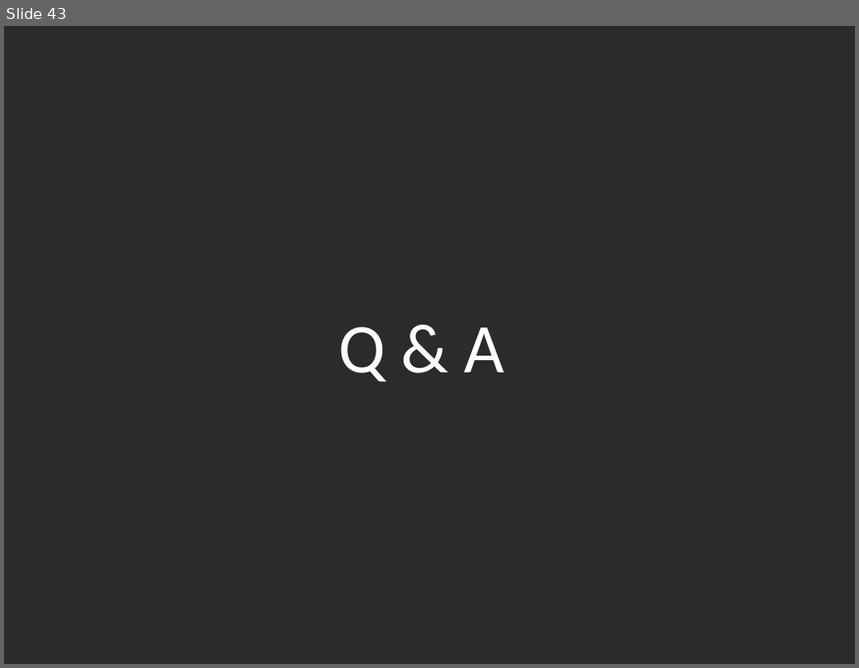
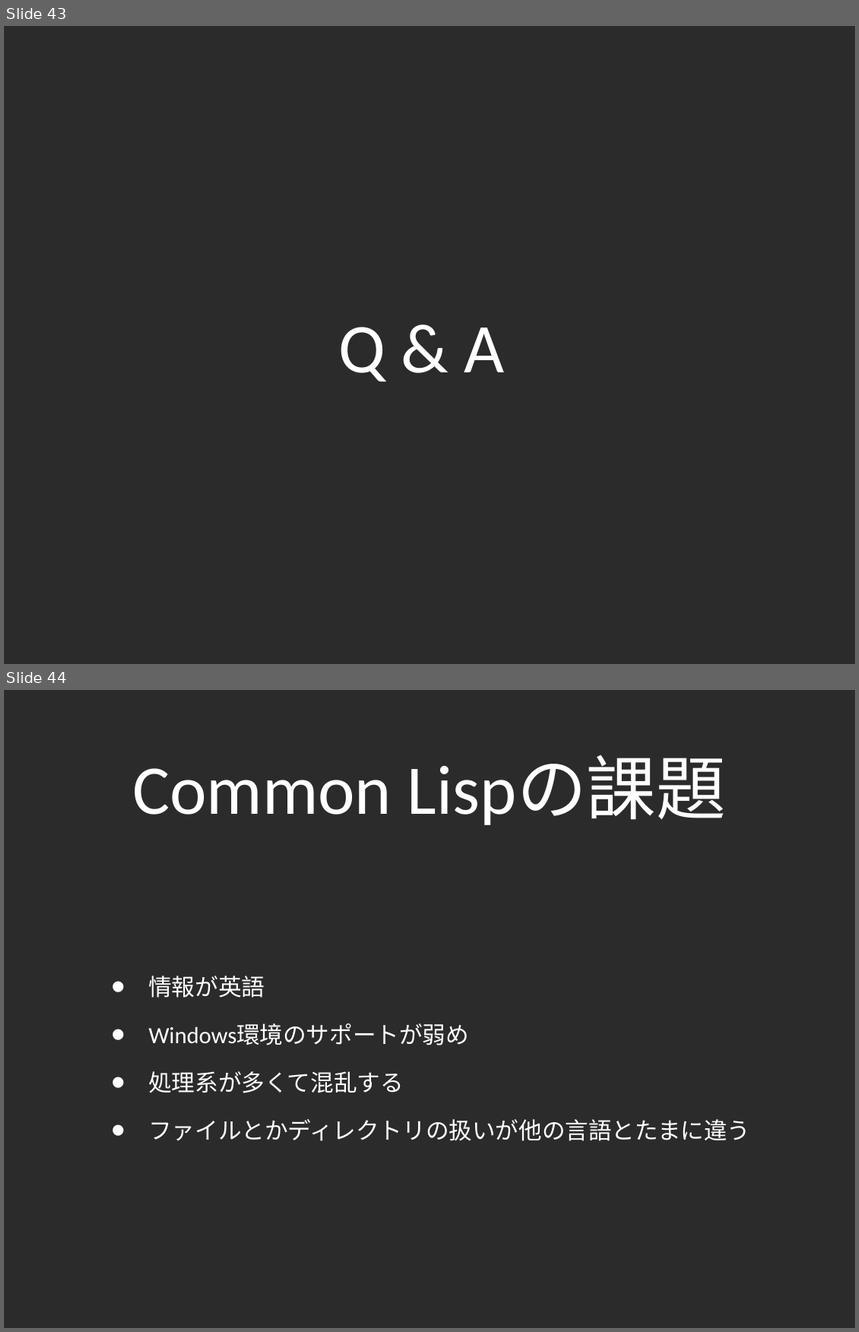
Before and after one commit to lambdasakura/doc, a slide deck: zengeren/fast_game_development_2010:02:12.ppt. Shown one above the other, each under a label of ours: slide 43 before the commit, slides 43 and 44 after it. The pictures are 859x668 and 859x1332 pixels, drawn with LibreOffice and Linux fonts; fonts in the diff are those of the drawing; background and template pictures are left out; a plain dark background stands for a picture behind light text. Boxes give left, top, right and bottom in pixels: in the first picture for what was removed or moved away, otherwise in the second. Text is boxed around its words. In the diff, an @@ line names an element or a change of style, - is before the commit and + after.

```diff
--- a/zengeren/fast_game_development_2010:02:12.ppt
+++ b/zengeren/fast_game_development_2010:02:12.ppt
@@ slide 44 added at [4,690,855,1328], background picture (left out) @@
@@ title added at [132,756,727,825], 84 pt, text #FFFFFF @@
+Common Lispの課題
@@ text added at [148,976,750,1141], 28 pt, text #FFFFFF @@
+• 情報が英語
+• Windows環境のサポートが弱め
+• 処理系が多くて混乱する
+• ファイルとかディレクトリの扱いが他の言語とたまに違う
```
Also in this commit, not shown: 13 slides changed, 1 other slide added, 1 slide removed, 4 other files.
